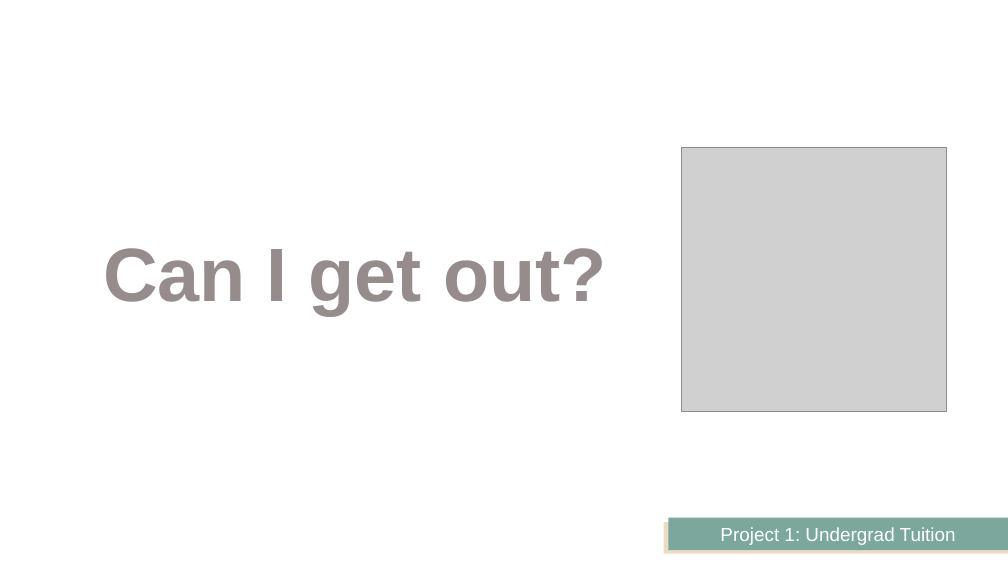
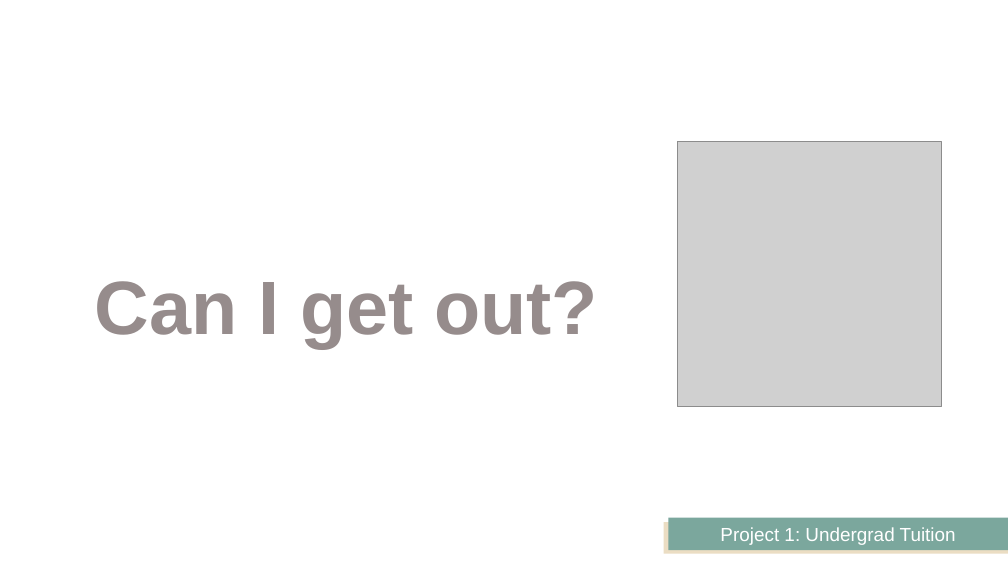
Before and after one commit to JeffPinegar/Proj1_undergraduate, a slide deck: slide 25 of Presentation/Getting Started.pptx (slide 26 before the commit). Drawn at 1008x567 pixels with LibreOffice and Linux fonts; fonts in the diff are those of the drawing; grey boxes stand for pictures. Boxes give left, top, right and bottom in pixels: in the first picture for what was removed or moved away, otherwise in the second. Text is boxed around its words. In the diff, an @@ line names an element or a change of style, - is before the commit and + after.

```diff
--- a/Presentation/Getting Started.pptx
+++ b/Presentation/Getting Started.pptx
@@ picture: place and size @@
-picture at [681,147,946,411]
+picture at [678,142,942,407]
@@ text "Can I get out?": place and size @@
-text "Can I get out?" at [103,248,607,315]
+text "Can I get out?" at [95,281,598,348]
```
Also in this commit, not shown: 13 other slides changed, 9 slides added, 4 slides removed, 17 other files.
